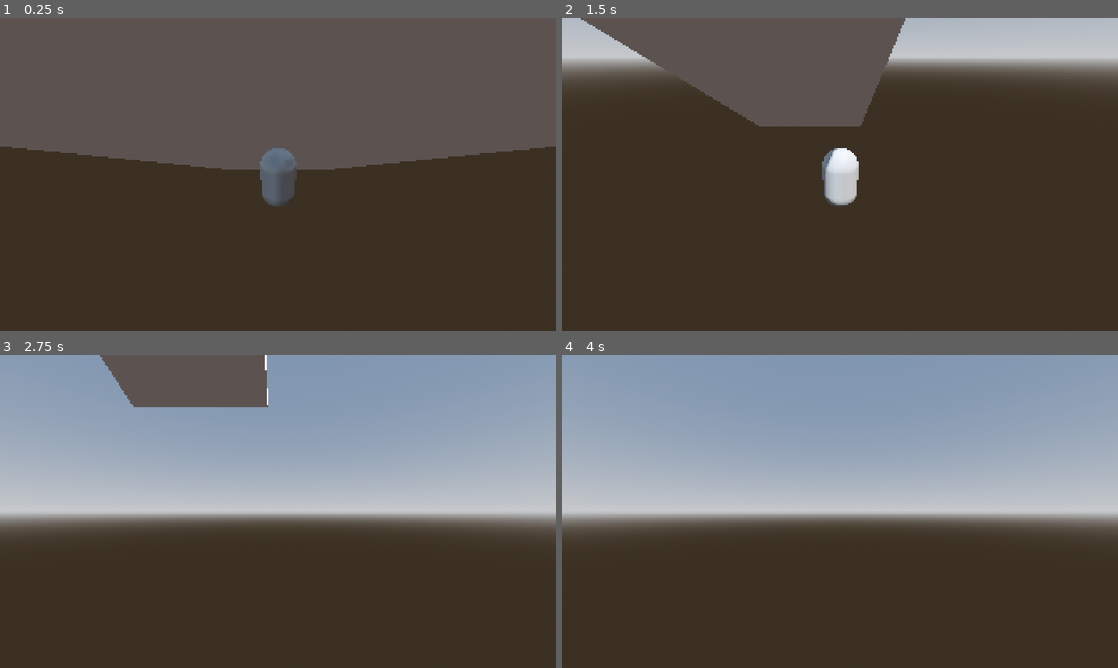
Above: before the commit, frames 1-4 (two rows, left to right).
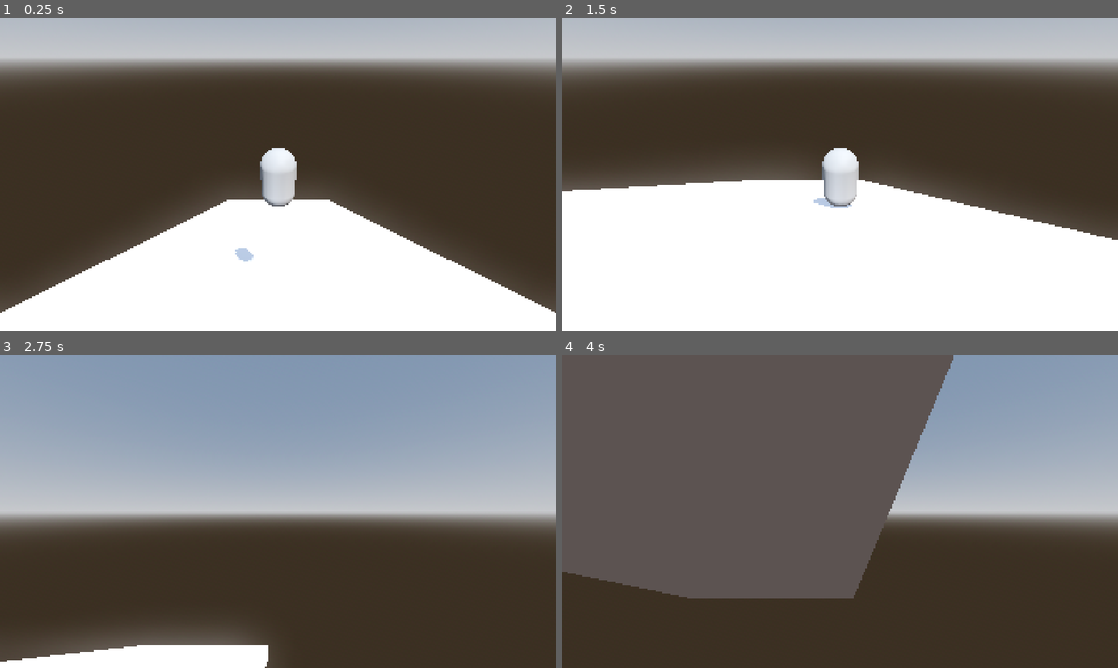
Above: after the commit, the same moments.

Repository: kimhanui/ski-boarder
Game: Godot game, scene res://scenes/main.tscn
Same seed, same stepped clock (60 frames per second), same inputs: the game is played once before the commit and once after it.
Inputs:
- Up to frame 1 (0.25 s): no input
- Up to frame 2 (1.5 s): hold D (move_right) 0.53-1.28 s; hold Tab (toggle_camera) 0.53-1.28 s; tap Space (jump) at 0.77 s; hold S (move_back) from 1.28 s (still down); tap Tab (toggle_camera) at 1.35 s
- Up to frame 3 (2.75 s): tap Space (jump) at 1.52 s; release S (move_back) at 2.03 s; hold D (move_right) from 2.03 s (still down); hold Tab (toggle_camera) from 2.03 s (still down)
- Up to frame 4 (4 s): release D (move_right) at 2.78 s; release Tab (toggle_camera) at 2.78 s; hold W (move_forward) 2.78-3.53 s; tap Tab (toggle_camera) at 2.85 s; tap Space (jump) at 3.02, 3.77 s; hold A (move_left) from 3.53 s (still down); hold Tab (toggle_camera) from 3.53 s (still down)

The runs differ from the first frame. In frame 1, 71% of the frame differs, in the area x 0-100%, y 0-100%; in frame 2, 58%; in frame 3, 9.0%; in frame 4, 45%.

Commit message:
Fix player positioning and add face for directional clarity
- Adjust player spawn position to Y=10, Z=-10 to place above slope
- Add face to player (two eyes and mouth) to clearly indicate front direction
- Fix W key movement: now moves forward instead of backward
- Add keyboard input logging for debugging (shows pressed keys in console)

🤖 Generated with [Claude Code](https://claude.com/claude-code)

Co-Authored-By: Claude <noreply@anthropic.com>

Diff:
--- a/scenes/main.tscn
+++ b/scenes/main.tscn
@@ -26,7 +26,7 @@
 shadow_enabled = true
 
 [node name="Slope" parent="." instance=ExtResource("1_slope")]
-transform = Transform3D(1, 0, 0, 0, 0.866025, 0.5, 0, -0.5, 0.866025, 0, -5, -15)
+transform = Transform3D(1, 0, 0, 0, 0.866025, 0.5, 0, -0.5, 0.866025, 0, 0, -15)
 
 [node name="Player" parent="." instance=ExtResource("2_player")]
-transform = Transform3D(1, 0, 0, 0, 1, 0, 0, 0, 1, 0, 2, 0)
+transform = Transform3D(1, 0, 0, 0, 1, 0, 0, 0, 1, 0, 10, -10)
--- a/scenes/player/player.tscn
+++ b/scenes/player/player.tscn
@@ -1,19 +1,30 @@
-[gd_scene load_steps=4 format=3 uid="uid://c6xj3q8pxr7kv"]
+[gd_scene load_steps=7 format=3 uid="uid://c6xj3q8pxr7kv"]
 
-[ext_resource type="Script" path="res://scripts/player/player.gd" id="1_player_script"]
+[ext_resource type="Script" uid="uid://lf14tmup8yax" path="res://scripts/player/player.gd" id="1_player_script"]
 
 [sub_resource type="CapsuleShape3D" id="CapsuleShape3D_1"]
-radius = 0.5
 height = 1.8
 
 [sub_resource type="CapsuleMesh" id="CapsuleMesh_1"]
-radius = 0.5
 height = 1.8
 
+[sub_resource type="ParticleProcessMaterial" id="ParticleProcessMaterial_snow"]
+direction = Vector3(0, -1, -1)
+spread = 15.0
+initial_velocity_min = 2.0
+initial_velocity_max = 4.0
+gravity = Vector3(0, -2, 0)
+
+[sub_resource type="SphereMesh" id="SphereMesh_eye"]
+radius = 0.08
+height = 0.16
+
+[sub_resource type="StandardMaterial3D" id="StandardMaterial3D_eye"]
+albedo_color = Color(0.1, 0.1, 0.1, 1)
+
 [node name="Player" type="CharacterBody3D"]
+collision_mask = 2
 script = ExtResource("1_player_script")
-collision_layer = 1
-collision_mask = 2
 
 [node name="CollisionShape3D" type="CollisionShape3D" parent="."]
 shape = SubResource("CapsuleShape3D_1")
@@ -31,3 +42,19 @@
 [node name="SnowParticles" type="GPUParticles3D" parent="."]
 amount = 50
 lifetime = 2.0
+process_material = SubResource("ParticleProcessMaterial_snow")
+
+[node name="LeftEye" type="MeshInstance3D" parent="."]
+transform = Transform3D(1, 0, 0, 0, 1, 0, 0, 0, 1, -0.15, 0.6, -0.4)
+mesh = SubResource("SphereMesh_eye")
+surface_material_override/0 = SubResource("StandardMaterial3D_eye")
+
+[node name="RightEye" type="MeshInstance3D" parent="."]
+transform = Transform3D(1, 0, 0, 0, 1, 0, 0, 0, 1, 0.15, 0.6, -0.4)
+mesh = SubResource("SphereMesh_eye")
+surface_material_override/0 = SubResource("StandardMaterial3D_eye")
+
+[node name="Mouth" type="MeshInstance3D" parent="."]
+transform = Transform3D(1, 0, 0, 0, 0.3, 0, 0, 0, 1, 0, 0.3, -0.42)
+mesh = SubResource("SphereMesh_eye")
+surface_material_override/0 = SubResource("StandardMaterial3D_eye")
--- a/scripts/player/player.gd
+++ b/scripts/player/player.gd
@@ -29,8 +29,22 @@
 		velocity.y = JUMP_VELOCITY
 
 	# Get input direction
-	var input_dir = Input.get_vector("move_left", "move_right", "move_back", "move_forward")
+	# Input.get_vector(negative_x, positive_x, negative_y, positive_y)
+	var input_dir = Input.get_vector("move_left", "move_right", "move_forward", "move_back")
 	var direction = (transform.basis * Vector3(input_dir.x, 0, input_dir.y)).normalized()
+
+	# Log input for debugging
+	if input_dir != Vector2.ZERO:
+		var keys_pressed = []
+		if Input.is_action_pressed("move_forward"):
+			keys_pressed.append("W (Forward)")
+		if Input.is_action_pressed("move_back"):
+			keys_pressed.append("S (Back)")
+		if Input.is_action_pressed("move_left"):
+			keys_pressed.append("A (Left)")
+		if Input.is_action_pressed("move_right"):
+			keys_pressed.append("D (Right)")
+		print("Keys pressed: ", keys_pressed, " | Input direction: ", input_dir)
 
 	# Apply movement
 	if direction:
Not shown: 1 places in scenes/main.tscn that only renumber resources
Not shown, added: scripts/player/player.gd.uid
